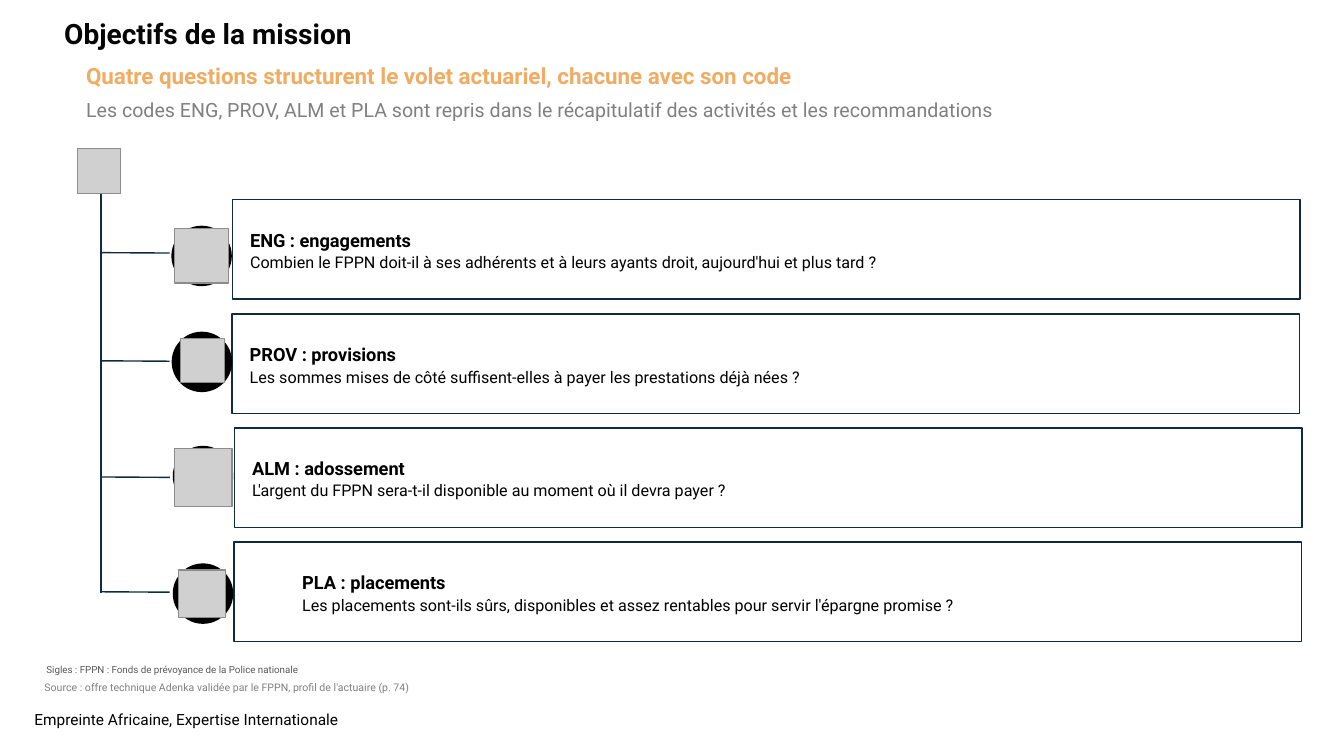
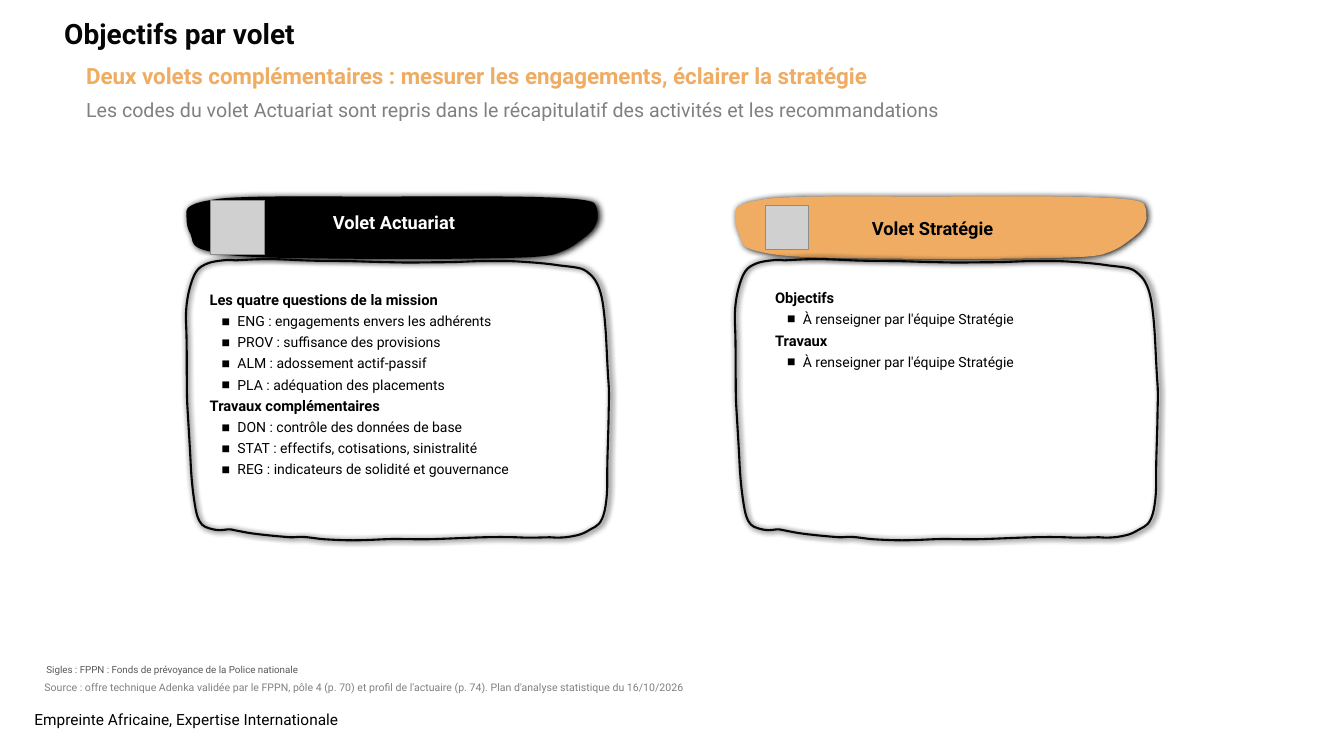
Before and after one commit to siakoel-art/FPPN, a slide deck: slide 4 of FPPN_Point_etape_volet_actuariel_20261102.pptx. Drawn at 1344x756 pixels with LibreOffice and Linux fonts; fonts in the diff are those of the drawing; grey boxes stand for pictures; background and template pictures are left out. Boxes give left, top, right and bottom in pixels: in the first picture for what was removed or moved away, otherwise in the second. Text is boxed around its words. In the diff, an @@ line names an element or a change of style, - is before the commit and + after.

```diff
--- a/FPPN_Point_etape_volet_actuariel_20261102.pptx
+++ b/FPPN_Point_etape_volet_actuariel_20261102.pptx
@@ text at (x1=64, y1=22, x2=295, y2=50): text changed @@
-Objectifs de la mission
+Objectifs par volet
@@ text at (x1=86, y1=67, x2=867, y2=89): text changed @@
-Quatre questions structurent le volet actuariel, chacune avec son code
+Deux volets complémentaires : mesurer les engagements, éclairer la stratégie
@@ text at (x1=86, y1=102, x2=938, y2=121): text changed @@
-Les codes ENG, PROV, ALM et PLA sont repris dans le récapitulatif des activités et les recommandations
+Les codes du volet Actuariat sont repris dans le récapitulatif des activités et les recommandations
@@ picture removed at (x1=78, y1=149, x2=121, y2=194) @@
@@ line removed from (101, 189) to (101, 593) @@
@@ freeform shape added at (x1=186, y1=197, x2=598, y2=259), fill #000000 @@
@@ picture moved from (x1=174, y1=229, x2=228, y2=283) to (x1=211, y1=200, x2=264, y2=254) @@
@@ rectangle removed at (x1=232, y1=200, x2=1300, y2=299) @@
-ENG : engagements
-Combien le FPPN doit-il à ses adhérents et à leurs ayants droit, aujourd'hui et plus tard ?
@@ freeform shape added at (x1=735, y1=197, x2=1147, y2=259), fill #EFAC62 @@
@@ picture added at (x1=765, y1=206, x2=809, y2=249) @@
@@ ellipse removed at (x1=171, y1=226, x2=232, y2=286) @@
@@ text added at (x1=333, y1=215, x2=455, y2=229), 13 pt, text #FFFFFF, bold @@
+Volet Actuariat
@@ text added at (x1=872, y1=221, x2=993, y2=239), 13 pt, text #000000, bold @@
+Volet Stratégie
@@ line removed from (101, 253) to (169, 253) @@
@@ freeform shape added at (x1=186, y1=260, x2=609, y2=541), outline #060606 1.5 pt @@
@@ freeform shape added at (x1=735, y1=260, x2=1158, y2=541), outline #060606 1.5 pt @@
@@ text added at (x1=210, y1=294, x2=509, y2=477), 10 pt, text #000000 @@
+Les quatre questions de la mission
+■ ENG : engagements envers les adhérents
+■ PROV : suffisance des provisions
+■ ALM : adossement actif-passif
+■ PLA : adéquation des placements
+Travaux complémentaires
+■ DON : contrôle des données de base
+■ STAT : effectifs, cotisations, sinistralité
+■ REG : indicateurs de solidité et gouvernance
@@ text added at (x1=775, y1=292, x2=1013, y2=370), 10 pt, text #000000 @@
+Objectifs
+■ À renseigner par l'équipe Stratégie
+Travaux
+■ À renseigner par l'équipe Stratégie
@@ rectangle removed at (x1=232, y1=314, x2=1300, y2=413) @@
-PROV : provisions
-Les sommes mises de côté suffisent-elles à payer les prestations déjà nées ?
@@ ellipse removed at (x1=171, y1=332, x2=232, y2=392) @@
@@ picture removed at (x1=180, y1=339, x2=224, y2=382) @@
@@ line removed from (101, 361) to (169, 361) @@
@@ ellipse removed at (x1=172, y1=446, x2=233, y2=506) @@
@@ picture removed at (x1=174, y1=449, x2=232, y2=507) @@
@@ rectangle removed at (x1=234, y1=427, x2=1302, y2=527) @@
-ALM : adossement
-L'argent du FPPN sera-t-il disponible au moment où il devra payer ?
@@ line removed from (102, 477) to (170, 478) @@
@@ ellipse removed at (x1=172, y1=564, x2=233, y2=624) @@
@@ rectangle removed at (x1=234, y1=542, x2=1302, y2=642) @@
-  PLA : placements
-  Les placements sont-ils sûrs, disponibles et assez rentables pour servir l'épargne promise ?
@@ line removed from (101, 592) to (169, 592) @@
@@ picture removed at (x1=178, y1=571, x2=225, y2=618) @@
@@ text at (x1=44, y1=683, x2=683, y2=693): text changed @@
-Source : offre technique Adenka validée par le FPPN, profil de l'actuaire (p. 74)
+Source : offre technique Adenka validée par le FPPN, pôle 4 (p. 70) et profil de l'actuaire (p. 74). Plan d'analyse statistique du 16/10/2026
```
Also in this commit, not shown: 7 other slides changed, 1 slide added, 1 slide removed, 1 other file.
